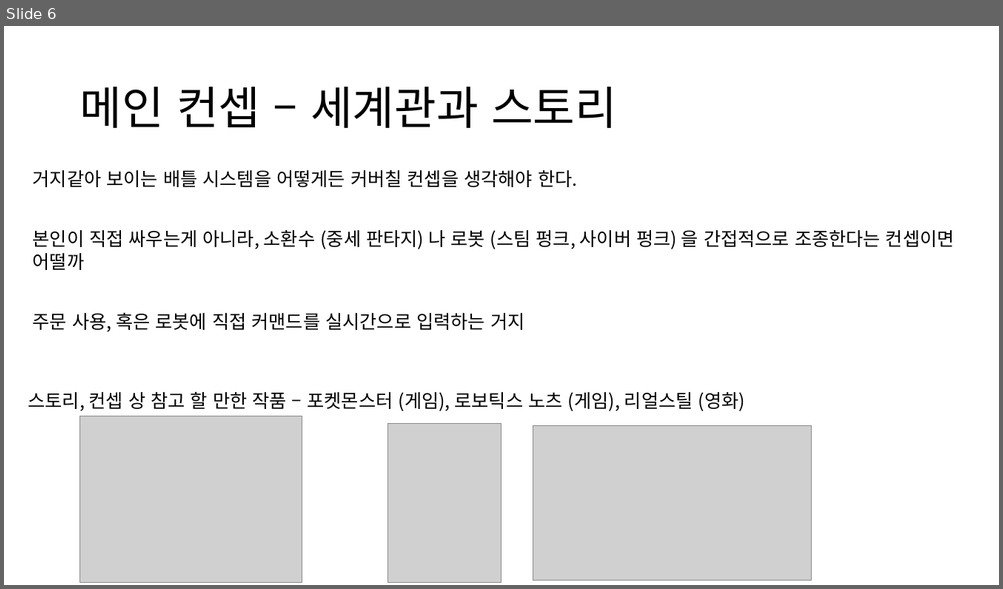
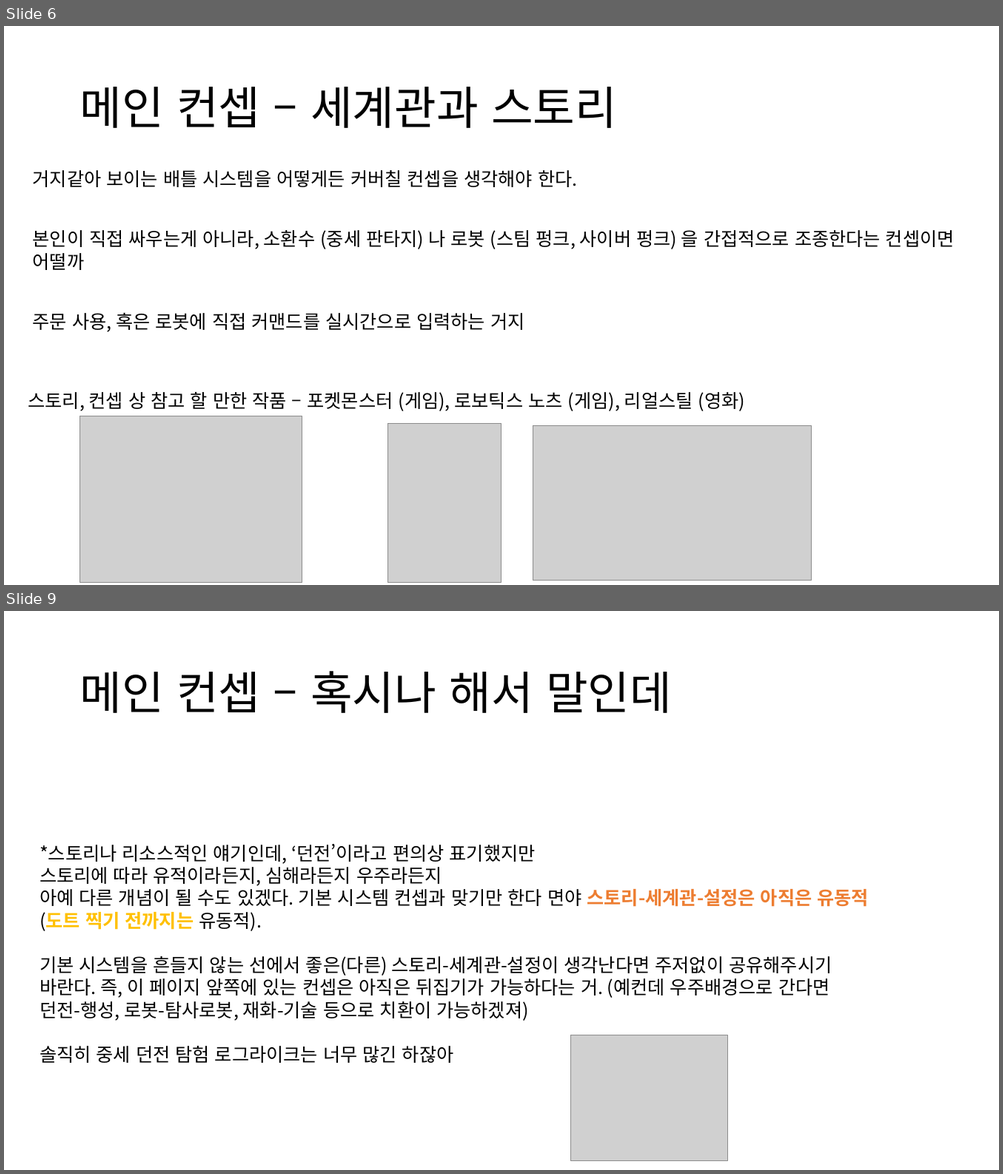
Before and after one commit to Noanswers/ProjectBono, a slide deck: 메인 기획서.pptx. Shown one above the other, each under a label of ours: slide 6 before the commit, slides 6 and 9 after it; the slides between them are not shown. The pictures are 1003x589 and 1003x1174 pixels, drawn with LibreOffice and Linux fonts; fonts in the diff are those of the drawing; grey boxes stand for pictures; background and template pictures are left out. Boxes give left, top, right and bottom in pixels: in the first picture for what was removed or moved away, otherwise in the second. Text is boxed around its words. In the diff, an @@ line names an element or a change of style, - is before the commit and + after.

Commit message:
Editorconfig, 메인 기획서

```diff
--- a/메인 기획서.pptx
+++ b/메인 기획서.pptx
@@ slide 9 added at (4,611,999,1170), background picture (left out) @@
@@ title added at (79,671,671,713), 44 pt, text #000000 @@
+메인 컨셉 – 혹시나 해서 말인데
@@ text added at (40,844,869,1063), 18 pt, text #000000 @@
+*스토리나 리소스적인 얘기인데, ‘던전’이라고 편의상 표기했지만
+스토리에 따라 유적이라든지, 심해라든지 우주라든지
+아예 다른 개념이 될 수도 있겠다. 기본 시스템 컨셉과 맞기만 한다 면야 스토리-세계관-설정은 아직은 유동적
+(도트 찍기 전까지는 유동적).
+기본 시스템을 흔들지 않는 선에서 좋은(다른) 스토리-세계관-설정이 생각난다면 주저없이 공유해주시기
+바란다. 즉, 이 페이지 앞쪽에 있는 컨셉은 아직은 뒤집기가 가능하다는 거. (예컨데 우주배경으로 간다면
+던전-행성, 로봇-탐사로봇, 재화-기술 등으로 치환이 가능하겠져)
+솔직히 중세 던전 탐험 로그라이크는 너무 많긴 하잖아
@@ picture added at (570,1036,727,1161) @@
```
Also in this commit, not shown: 2 slides changed, 18 other slides added, 1 other file.
